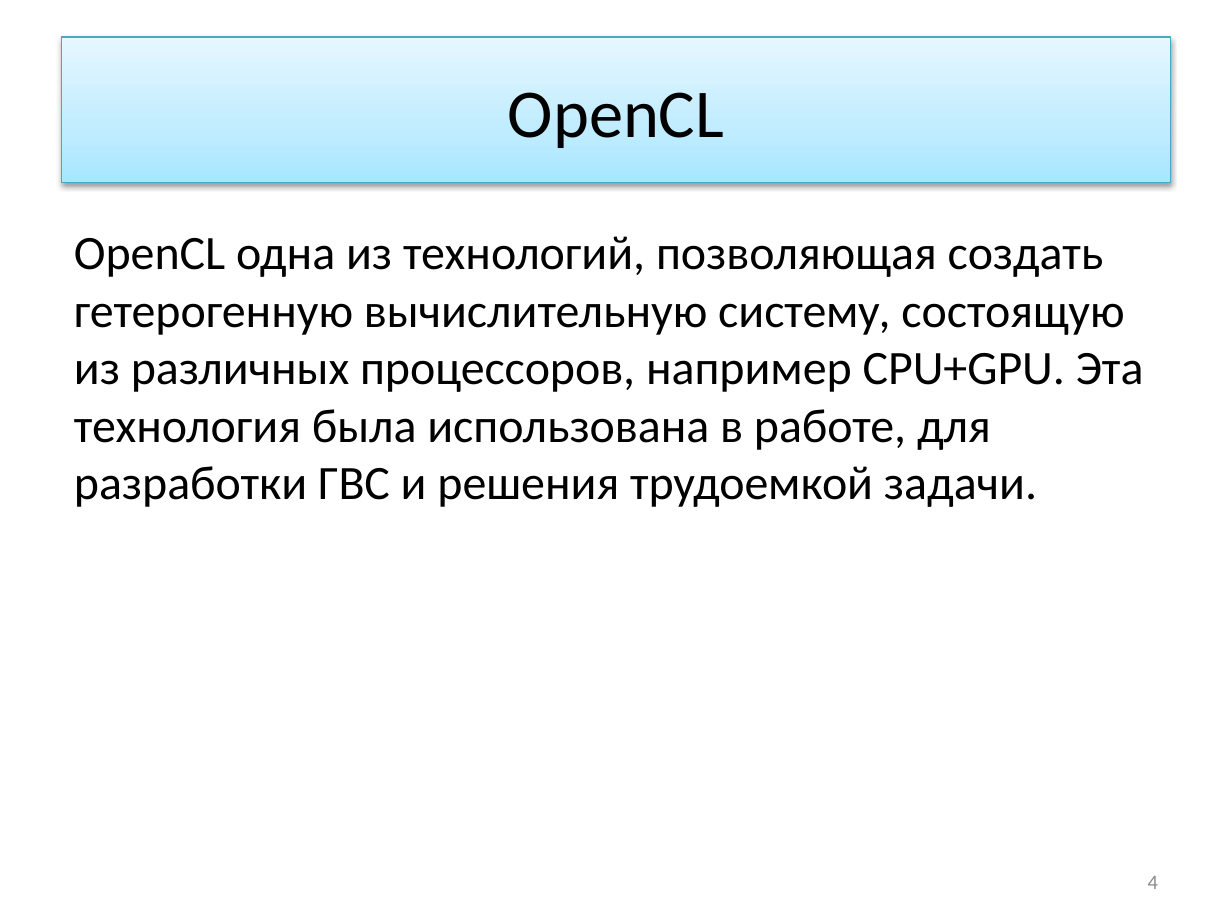
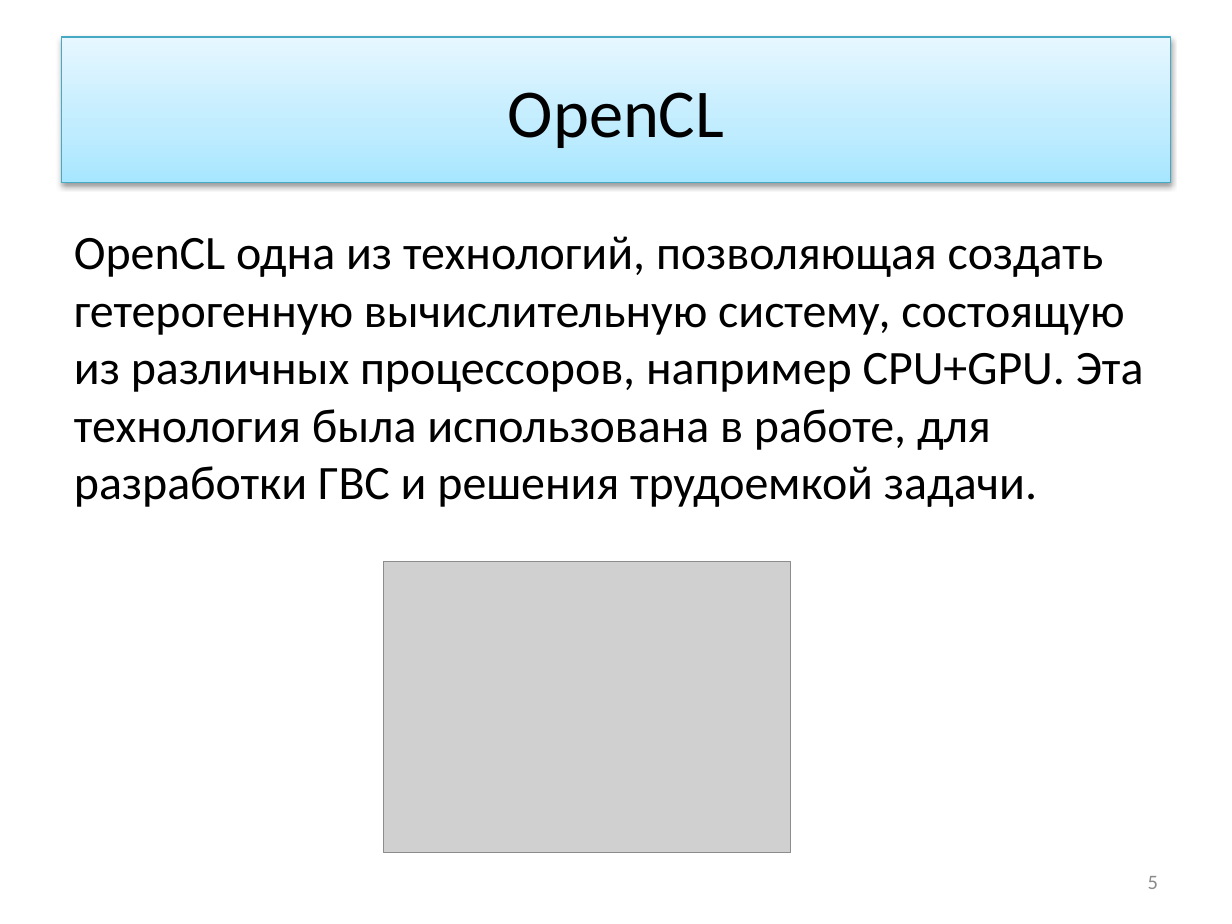
Before and after one commit to ustadenis/OpenCLImageFilter, a slide deck: slide 5 of Diplom/Презентация.pptx (slide 4 before the commit). Drawn at 1232x924 pixels with LibreOffice and Linux fonts; fonts in the diff are those of the drawing; grey boxes stand for pictures. Boxes give left, top, right and bottom in pixels: in the first picture for what was removed or moved away, otherwise in the second. Text is boxed around its words. In the diff, an @@ line names an element or a change of style, - is before the commit and + after.

```diff
--- a/Diplom/Презентация.pptx
+++ b/Diplom/Презентация.pptx
@@ picture added at [383, 562, 791, 853] @@
@@ page number at [1148, 876, 1158, 889]: text changed @@
-4
+5
```
Also in this commit, not shown: 2 other slides changed, 10 slides added.
